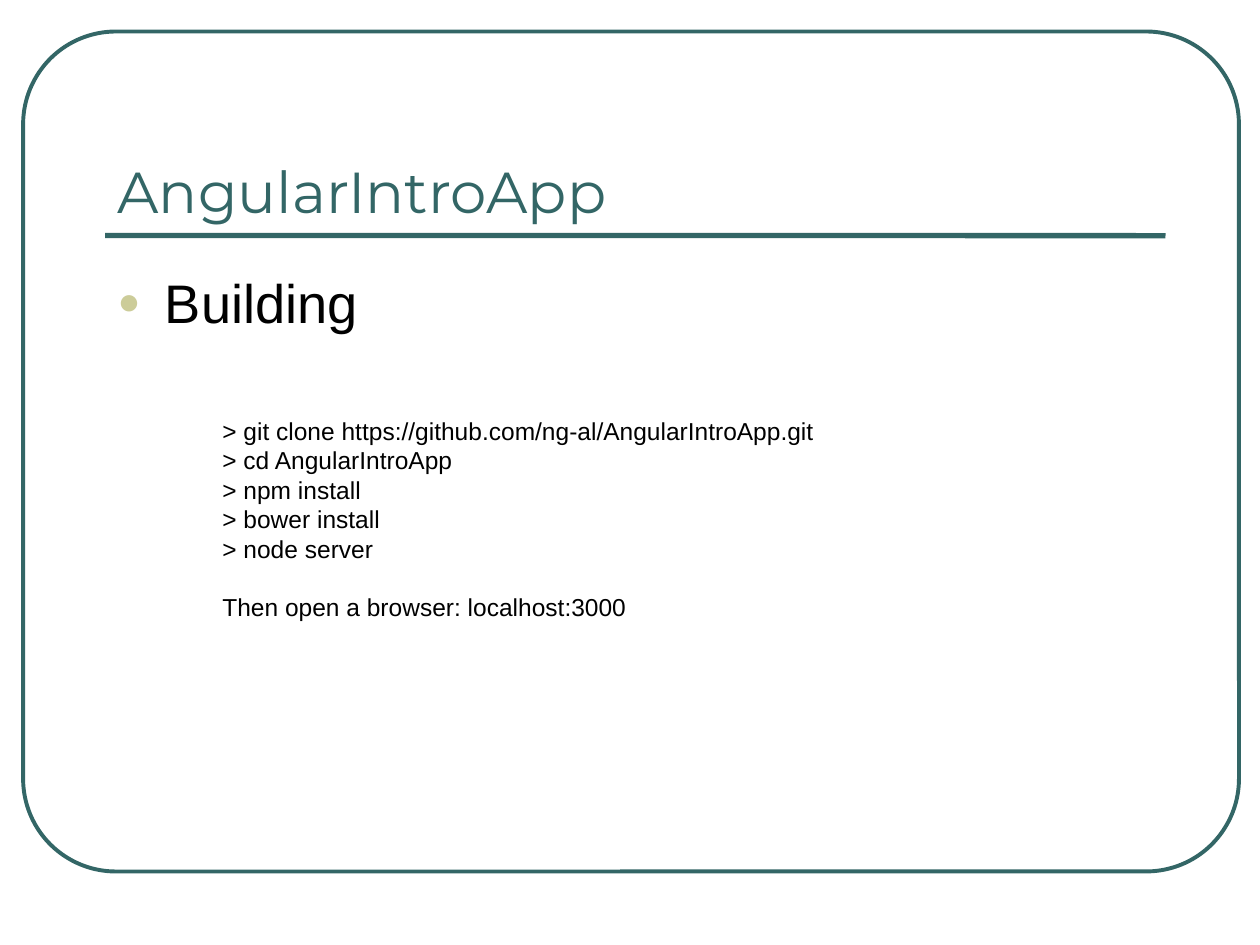
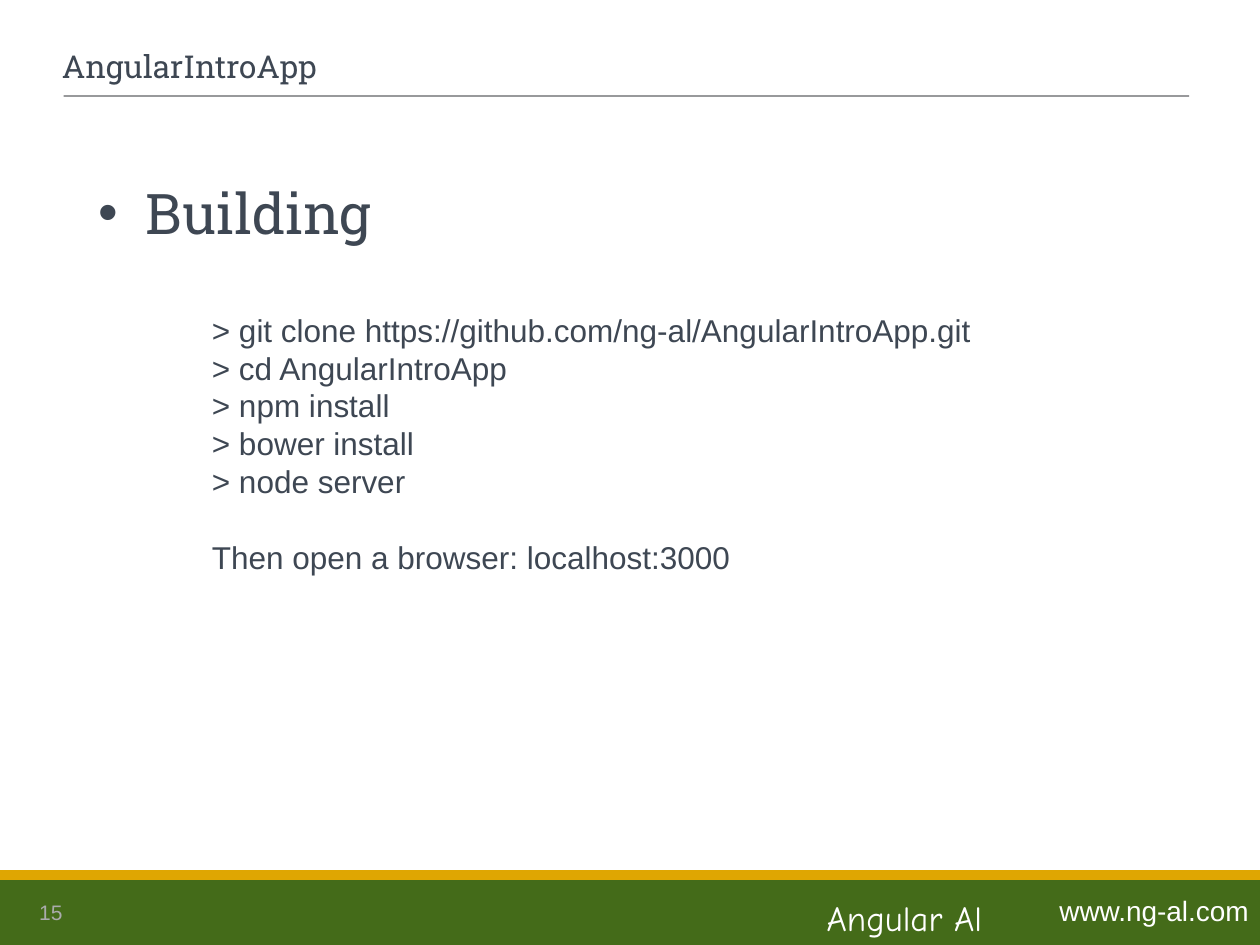
Before and after one commit to ng-al/AngularIntroApp, a slide deck: slide 15 of AngularJS Intro.ppt (slide 16 before the commit). Drawn at 1260x945 pixels with LibreOffice and Linux fonts; fonts in the diff are those of the drawing. Boxes give left, top, right and bottom in pixels: in the first picture for what was removed or moved away, otherwise in the second. Text is boxed around its words. In the diff, an @@ line names an element or a change of style, - is before the commit and + after.

```diff
--- a/AngularJS Intro.ppt
+++ b/AngularJS Intro.ppt
@@ rounded rectangle removed at (23, 32, 1239, 872) @@
@@ title "AngularIntroApp": place and size @@
-title "AngularIntroApp" at (118, 170, 607, 225)
+title "AngularIntroApp" at (62, 54, 317, 85)
@@ title "AngularIntroApp" at (62, 54, 317, 85): size 33 to 18 pt, font Montserrat to Roboto Slab, text colour #336666 to #3E4753; vertical alignment bottom to middle @@
@@ line moved from (105, 236) - (1166, 236) to (64, 96) - (1189, 96) @@
@@ line (64, 96) - (1189, 96): stroke #336666 3 pt to #626366 0.74 pt @@
@@ text "Building": place and size @@
-text "Building" at (165, 283, 358, 333)
+text "Building" at (146, 191, 371, 246)
@@ text "Building" at (146, 191, 371, 246): size 31 to 32 pt, font Arial to Roboto Slab, text colour #000000 to #3E4753; bullet ● to •; bullet colour #CCCC99 to #3E4753 @@
@@ text "> git clone https://github.com/ng-al/AngularIntroApp.git": place and size @@
-text "> git clone https://github.com/ng-al/AngularIntroApp.git" at (222, 422, 814, 621)
+text "> git clone https://github.com/ng-al/AngularIntroApp.git" at (212, 319, 970, 575)
@@ text "> git clone https://github.com/ng-al/AngularIntroApp.git" at (212, 319, 970, 575): size 14 to 18 pt, text colour #000000 to #3E4753 @@
@@ rectangle added at (0, 876, 1260, 945), fill #446B19 @@
@@ rectangle added at (0, 872, 1260, 878), fill #DFA602, outline #DFA602 2.01 pt @@
@@ page number added at (39, 905, 62, 920), 12 pt, text #AAABAC @@
+15
@@ text added at (827, 907, 982, 938), 20 pt, text #FFFFFF @@
+Angular Al
@@ text added at (1059, 900, 1248, 926), 16 pt, text #FFFFFF @@
+www.ng-al.com
```
Also in this commit, not shown: 43 other slides changed, 1 slide added, 1 slide removed.
